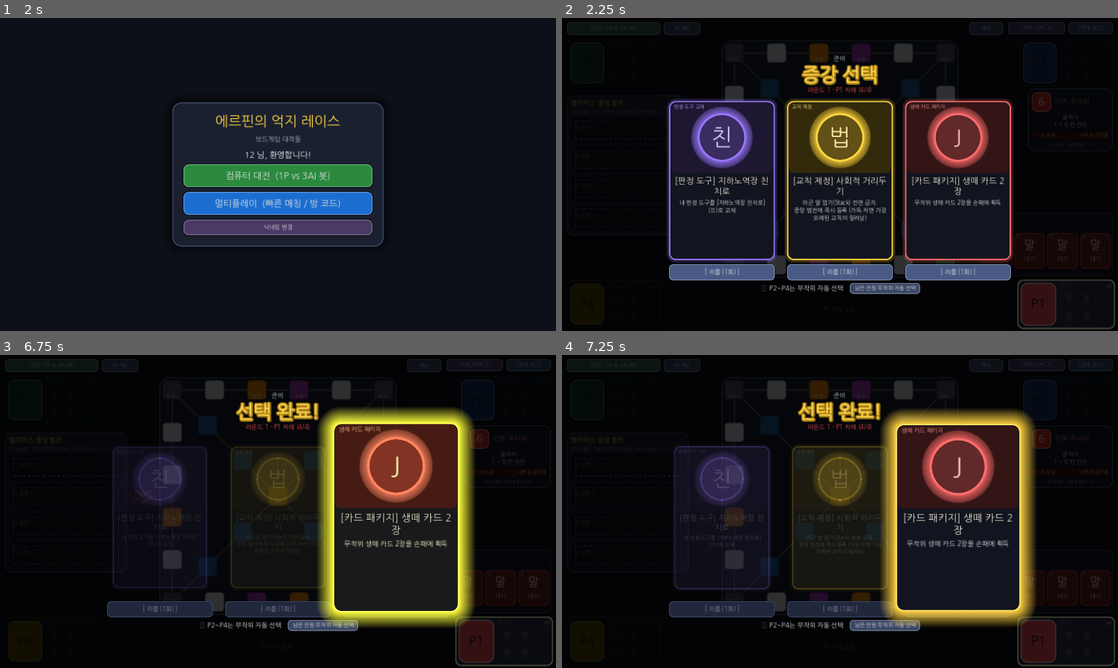
Above: before the commit, frames 1-4 (two rows, left to right).
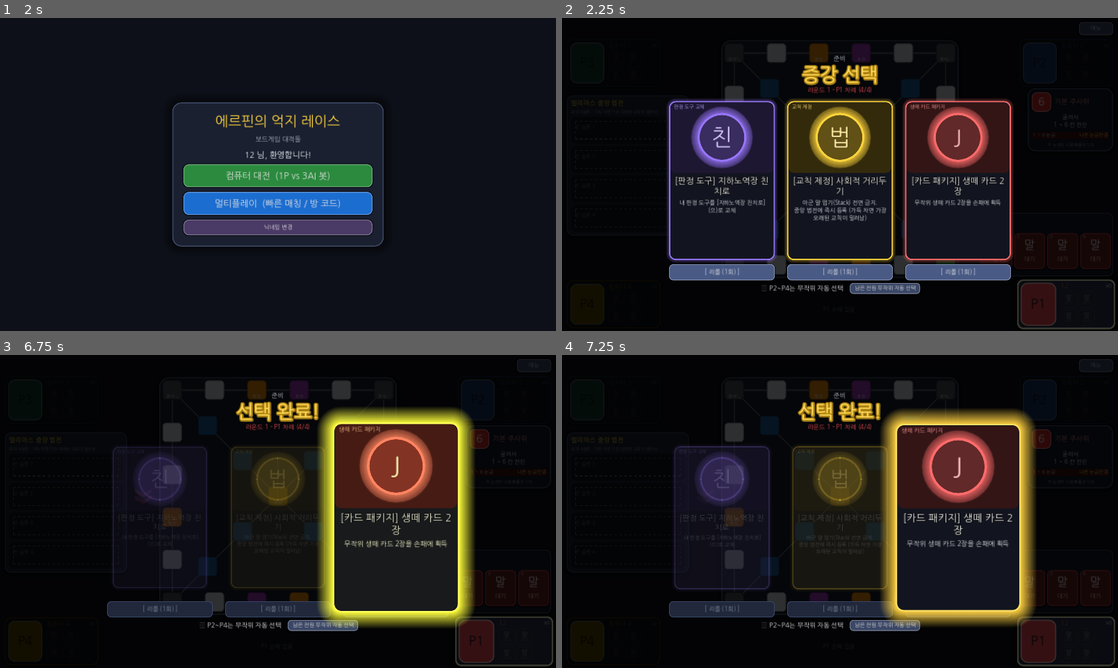
Above: after the commit, the same moments.

Repository: mayjohn66-cmd/TRG
Game: Godot game, scene res://scenes/start_menu.tscn
Same seed, same stepped clock (60 frames per second), same inputs: the game is played once before the commit and once after it.
Inputs (mouse positions are in pixels of both pictures, inside the frame that each line leads up to):
- Up to frame 1 (2 s): click (278, 180) at 0.52 s; type "12" at 0.6 s; click "확인" at 1.25 s
- Up to frame 2 (2.25 s): click "컴퓨터 대전 (1P vs 3AI 봇)" at 2 s
- Up to frame 3 (6.75 s): click "메뉴" at 2.75 s; click (122, 364) at 3.5 s, where only the run before the commit has a clickable "새 게임"; click (122, 364) at 4.25 s, where only the run before the commit has a clickable "새 게임"; click (50, 364) at 5 s, where only the run before the commit has a clickable "[모드: 1P vs 3AI 봇]"; click (50, 364) at 5.75 s, where only the run before the commit has a clickable "[모드: 1P vs 3AI 봇]"; click "말" at 6.5 s
- Up to frame 4 (7.25 s): no input

Frame 1 is identical in both runs. In frame 2, 0.2% of the frame differs, in the area x 0-99%, y 1-6%; in frame 3, 0.2%; in frame 4, 0.2%.

Commit message:
UI: 상단 버튼을 [메뉴] 하나로 정리, 메뉴에 계속하기/게임 설정/전체 로그/새 게임/모드/치트/게임 나가기(확인) 추가, ESC 지원, 설정 저장
Co-Authored-By: Claude Sonnet 5.5 <noreply@anthropic.com>
Claude-Session: https://claude.ai/code/session_01HvvTBBGdmqrXHkL2GAw3GJ

Diff:
--- a/core_engine/game_session.gd
+++ b/core_engine/game_session.gd
@@ -12,6 +12,23 @@
 
 static var nickname: String = ""
 static var mode: StringName = MODE_AI
+
+## 게임 설정(메뉴 > 게임 설정): user://settings.cfg에 저장된다.
+const SETTINGS_PATH: String = "user://settings.cfg"
+static var pacing_enabled: bool = true
+
+
+static func save_settings() -> void:
+	var config := ConfigFile.new()
+	config.set_value("game", "pacing_enabled", pacing_enabled)
+	config.save(SETTINGS_PATH)
+
+
+static func load_settings() -> void:
+	var config := ConfigFile.new()
+	if config.load(SETTINGS_PATH) == OK:
+		pacing_enabled = bool(config.get_value("game", "pacing_enabled", true))
+
 
 ## 온라인 대전 설정: 로비가 시작 때 채우고 메인 보드가 읽는다 (net_active가 false면 기존 컴퓨터 대전/핫시트).
 static var net_active: bool = false
--- a/scenes/main_board.gd
+++ b/scenes/main_board.gd
@@ -270,6 +270,10 @@
 var _bot: BotController = null
 var _mode_toggle: Button = null
 var _menu_button: Button = null
+## 메뉴 오버레이(계속하기/게임 설정/전체 로그/새 게임/치트/게임 나가기). 열려 있지 않으면 null.
+var _menu_overlay: Control = null
+var _menu_box: VBoxContainer = null
+var _menu_page: StringName = &"main"
 ## 창 비율 대응: 디자인 기준 1366x768 화면의 왼쪽 묶음 / 가운데 묶음(보드) / 오른쪽 묶음을 창이 넓거나 높을 때 각자 밀어 배치한다.
 const DESIGN_SIZE: Vector2 = Vector2(1366, 768)
 ## 화면 가장자리에서 띄우는 안전 여백(px). 모서리가 둥근 폰·베젤에서 UI가 잘려 보이지 않게 한다.
@@ -322,6 +326,7 @@
 
 
 func _ready() -> void:
+	pacing_enabled = GameSession.pacing_enabled
 	if GameSession.net_active:
 		local_player_id = GameSession.net_local_seat
 		ai_mode = true  # 화면 규칙은 AI 대전과 같다: 내 자리만 직접 조작하고 나머지는 봇이나 원격 사람
@@ -353,7 +358,7 @@
 	else:
 		_new_game()
 	var mobile := MobileSupport.new()
-	mobile.button_position = Vector2(1000, 48)
+	mobile.button_position = Vector2(12, 10)
 	add_child(mobile)
 
 
@@ -397,7 +402,7 @@
 
 
 func _input(event: InputEvent) -> void:
-	if manager == null or state == null:
+	if manager == null or state == null or _menu_is_open():
 		return
 	if _handle_aim_input(event):
 		get_viewport().set_input_as_handled()
@@ -458,8 +463,18 @@
 			_on_roll_pressed()
 		return
 	if key_event.keycode == KEY_ESCAPE:
-		_cancel_aim()
-		_cancel_tile_pick()
+		if _menu_is_open():
+			if _menu_page == &"main":
+				_close_menu()
+			else:
+				_show_menu_page(&"main")
+		elif _aim_pawn != -1 or _tile_pick_active:
+			_cancel_aim()
+			_cancel_tile_pick()
+		elif _choice_overlay == null and _draft_overlay == null and _stack_overlay == null:
+			_open_menu()
+		return
+	if _menu_is_open():
 		return
 	if _choice_overlay != null or _draft_overlay != null or _result_overlay != null or _stack_overlay != null:
 		return
@@ -610,7 +625,7 @@
 	_build_center_banner()
 	_build_roll_fx()
 	_build_drawers()
-	_build_mode_toggle()
+	_build_menu()
 	_build_drop_zone()
 	_build_aim_layer()
 	_build_hover_tip()
@@ -631,9 +646,9 @@
 ## 어느 묶음에 속하는지 등록해 둔다: 0 왼쪽 / 1 가운데(보드) / 2 오른쪽. 기준 위치(base)에 묶음 오프셋을 더해 배치한다.
 func _register_layout() -> void:
 	_layout_entries.clear()
-	var left: Array = [_law_panel, _mode_toggle, _new_game_button]
+	var left: Array = [_law_panel]
 	var center: Array = [_select_banner, _dir_left, _dir_right, _board_layer, _pawn_layer, _dock, _drop_zone, _aim_layer, _pick_banner, _pick_cancel, _roll_button, _roll_pad, _power_bar, _power_label]
-	var right: Array = [_tool_board, _action_row, _pawn_bar, _menu_button, _debug_toggle, _log_toggle, _debug_box, _log_panel]
+	var right: Array = [_tool_board, _action_row, _pawn_bar, _menu_button, _debug_box, _log_panel]
 	for index: int in PLAYER_IDS.size():
 		var player_id: int = PLAYER_IDS[index]
 		var panel: Control = _profiles[player_id]["panel"]
@@ -915,15 +930,13 @@
 	_pick_cancel.visible = false
 	_pick_cancel.z_index = 25
 	add_child(_pick_cancel)
+	# 상단에는 [메뉴] 버튼 하나만 둔다. 새 게임·모드·치트·전체 로그·설정·나가기는 메뉴 안에 있다 (_build_menu).
 	_new_game_button = _make_button("새 게임", _new_game, 12, Color("3b4766"), 8)
-	_menu_button = _make_button("메뉴", _on_menu_pressed, 12, Color("3b4766"), 8)
-	_menu_button.position = Vector2(1000, 10)
+	_menu_button = _make_button("메뉴", _toggle_menu, 13, Color("3b4766"), 8)
+	_menu_button.position = Vector2(1270, 10)
 	_menu_button.size = Vector2(84, 32)
-	_menu_button.tooltip_text = "처음 화면(닉네임·모드 선택)으로 돌아갑니다."
+	_menu_button.tooltip_text = "메뉴 (ESC)"
 	add_child(_menu_button)
-	_new_game_button.position = Vector2(250, 10)
-	_new_game_button.size = Vector2(90, 32)
-	add_child(_new_game_button)
 
 
 ## 우측 중앙의 큼직한 둥근 [굴리기] 버튼(모두의 마블 방식)과 그 아래의 멈추기·개입 패스·폭탄 떠넘기기 버튼.
@@ -1002,16 +1015,11 @@
 	_center_banner.add_child(_center_label)
 
 
-## 우측 상단의 [치트/디버그] / [전체 로그] 버튼과, 눌렀을 때만 우측에서 열리는 오버레이 서랍 두 개.
+## 메뉴에서 열리는 오버레이 서랍 두 개(치트/디버그, 전체 로그)와 그 열기 버튼.
 func _build_drawers() -> void:
-	_debug_toggle = _make_button("[치트/디버그]", _on_debug_toggle_pressed, 13, Color("4a3a66"), 8)
-	_debug_toggle.position = Vector2(1096, 10)
-	_debug_toggle.size = Vector2(140, 30)
-	add_child(_debug_toggle)
-	_log_toggle = _make_button("[전체 로그]", _on_log_toggle_pressed, 13, Color("2f4a66"), 8)
-	_log_toggle.position = Vector2(1244, 10)
-	_log_toggle.size = Vector2(110, 30)
-	add_child(_log_toggle)
+	# 열기 버튼은 메뉴 안에 놓인다 (_build_menu가 부모를 정한다).
+	_debug_toggle = _make_button("치트 / 디버그", _on_debug_toggle_pressed, 13, Color("4a3a66"), 8)
+	_log_toggle = _make_button("전체 로그", _on_log_toggle_pressed, 13, Color("2f4a66"), 8)
 
 	var debug_drawer: Dictionary = _make_drawer("치트 / 디버그", _on_debug_toggle_pressed)
 	_debug_box = debug_drawer["panel"]
@@ -4411,14 +4419,150 @@
 		_stack_overlay = null
 
 
-## 좌상단 모드 토글: [모드: 1P vs 3AI 봇] / [모드: 4P 수동 조작]. 게임 중에도 언제든 바꿀 수 있다.
-func _build_mode_toggle() -> void:
+## 메뉴에 들어갈 버튼들을 만든다 (모드 전환·새 게임·치트·전체 로그는 이 오버레이 안에서만 보인다).
+func _build_menu() -> void:
 	_mode_toggle = _make_button("", _on_mode_toggle_pressed, 13, Color("2f5d50"), 8)
-	_mode_toggle.position = Vector2(12, 10)
-	_mode_toggle.size = Vector2(230, 32)
-	_mode_toggle.tooltip_text = "AI 대전: P1만 직접 조작하고 P2~P4는 봇이 플레이합니다. 4P 수동 조작: 한 화면에서 모두 직접 조작합니다."
-	add_child(_mode_toggle)
+	_mode_toggle.tooltip_text = "AI 대전: 내 자리만 직접 조작하고 나머지는 봇이 플레이합니다. 4P 수동 조작: 한 화면에서 모두 직접 조작합니다."
 	_refresh_mode_toggle()
+	# 메뉴 항목을 누르면 메뉴를 닫는다 (모드 전환은 문구만 바뀌므로 열어 둔다).
+	_new_game_button.pressed.connect(_close_menu)
+	_debug_toggle.pressed.connect(_close_menu)
+	_log_toggle.pressed.connect(_close_menu)
+
+
+func _menu_is_open() -> bool:
+	return _menu_overlay != null
+
+
+func _toggle_menu() -> void:
+	if _menu_is_open():
+		_close_menu()
+	else:
+		_open_menu()
+
+
+func _open_menu() -> void:
+	if _menu_is_open():
+		return
+	_cancel_aim()
+	_cancel_tile_pick()
+	_stop_charge()
+	_menu_overlay = _new_overlay(0.6)
+	_menu_overlay.z_index = 200
+	var center := CenterContainer.new()
+	center.set_anchors_preset(Control.PRESET_FULL_RECT)
+	_menu_overlay.add_child(center)
+	var panel := PanelContainer.new()
+	panel.add_theme_stylebox_override("panel", _panel_style())
+	center.add_child(panel)
+	_menu_box = VBoxContainer.new()
+	_menu_box.add_theme_constant_override("separation", 10)
+	_menu_box.custom_minimum_size = Vector2(380, 0)
+	panel.add_child(_menu_box)
+	add_child(_menu_overlay)
+	_show_menu_page(&"main")
+
+
+func _close_menu() -> void:
+	if _menu_overlay == null:
+		return
+	_release_menu_buttons()
+	_menu_overlay.queue_free()
+	_menu_overlay = null
+	_menu_box = null
+
+
+## 오래 쓰는 버튼(새 게임·모드·치트·로그)은 지우지 않고 메뉴에서 떼어 둔다.
+func _release_menu_buttons() -> void:
+	if _menu_box == null:
+		return
+	for child: Node in _menu_box.get_children():
+		_menu_box.remove_child(child)
+		if not [_new_game_button, _mode_toggle, _debug_toggle, _log_toggle].has(child):
+			child.queue_free()
+
+
+func _menu_item(item: Button, font_size: int = 17) -> void:
+	item.custom_minimum_size = Vector2(380, 46)
+	item.add_theme_font_size_override("font_size", font_size)
+	_menu_box.add_child(item)
+
+
+func _menu_title(text: String) -> void:
+	var title: Label = _make_label(text, 26, COLOR_GOLD)
+	title.horizontal_alignment = HORIZONTAL_ALIGNMENT_CENTER
+	_menu_box.add_child(title)
+
+
+func _show_menu_page(page: StringName) -> void:
+	_release_menu_buttons()
+	_menu_page = page
+	match page:
+		&"settings": _build_settings_page()
+		&"confirm_exit": _build_exit_page()
+		_: _build_main_page()
+
+
+func _build_main_page() -> void:
+	_menu_title("메뉴")
+	_menu_item(_make_button("계속하기", _close_menu, 17, Color("2b8a3e"), 10))
+	_menu_item(_make_button("게임 설정", _show_menu_page.bind(&"settings"), 17, Color("3b4766"), 10))
+	_menu_item(_log_toggle)
+	if net == null:
+		_menu_item(_new_game_button)
+		_menu_item(_mode_toggle)
+		_menu_item(_debug_toggle)
+	_menu_item(_make_button("게임 나가기", _show_menu_page.bind(&"confirm_exit"), 17, Color("7a2a2a"), 10))
+
+
+func _build_settings_page() -> void:
+	_menu_title("게임 설정")
+	var fullscreen_text: String = "전체화면 끄기" if DisplayServer.window_get_mode() == DisplayServer.WINDOW_MODE_FULLSCREEN else "전체화면 켜기"
+	_menu_item(_make_button(fullscreen_text, _on_menu_fullscreen_pressed, 16, Color("3b4766"), 10))
+	var pacing := CheckBox.new()
+	pacing.name = "PacingCheck"
+	pacing.text = "행동 사이에 잠깐 멈춰 보여 주기 (턴 알림·이동 뒤 호흡)"
+	pacing.button_pressed = pacing_enabled
+	pacing.toggled.connect(_on_pacing_toggled)
+	_menu_box.add_child(pacing)
+	if net == null:
+		var timer := CheckBox.new()
+		timer.name = "TimerCheck"
+		timer.text = "제한 시간 사용 (시간이 지나면 자동 진행)"
+		timer.button_pressed = _timer_check != null and _timer_check.button_pressed
+		timer.toggled.connect(_on_menu_timer_toggled)
+		_menu_box.add_child(timer)
+	else:
+		var note: Label = _make_label("온라인 대전은 제한 시간이 항상 켜져 있습니다 (3배 길게).", 12, Color("868e96"))
+		note.autowrap_mode = TextServer.AUTOWRAP_WORD_SMART
+		_menu_box.add_child(note)
+	_menu_item(_make_button("뒤로", _show_menu_page.bind(&"main"), 16, Color("4a3a66"), 10))
+
+
+func _build_exit_page() -> void:
+	_menu_title("게임을 나갈까요?")
+	var note: Label = _make_label("나가면 시작 화면으로 돌아갑니다. 진행 중인 판은 저장되지 않으며, 온라인 대전이면 내 자리는 컴퓨터가 이어받습니다." if net != null else "나가면 시작 화면으로 돌아갑니다. 진행 중인 판은 저장되지 않습니다.", 14, Color("ced4da"))
+	note.autowrap_mode = TextServer.AUTOWRAP_WORD_SMART
+	note.horizontal_alignment = HORIZONTAL_ALIGNMENT_CENTER
+	_menu_box.add_child(note)
+	_menu_item(_make_button("나가기", _on_menu_pressed, 17, Color("7a2a2a"), 10))
+	_menu_item(_make_button("취소", _show_menu_page.bind(&"main"), 17, Color("3b4766"), 10))
+
+
+func _on_menu_fullscreen_pressed() -> void:
+	MobileSupport.toggle_fullscreen()
+	_show_menu_page(&"settings")
+
+
+func _on_pacing_toggled(enabled: bool) -> void:
+	pacing_enabled = enabled
+	GameSession.pacing_enabled = enabled
+	GameSession.save_settings()
+
+
+func _on_menu_timer_toggled(enabled: bool) -> void:
+	if _timer_check != null:
+		_timer_check.button_pressed = enabled  # 치트 서랍의 체크박스와 같은 값 (toggled 시그널이 manager.set_process를 켜고 끈다)
 
 
 ## 처음 화면(닉네임·모드 선택)으로 돌아간다.
@@ -4552,4 +4696,5 @@
 
 ## 봇은 화면의 굴림 연출이 끝날 때까지 기다린다.
 func _bot_should_wait() -> bool:
-	return _ui_busy()
+	# 혼자 하는 판은 메뉴를 여는 동안 봇도 쉰다 (온라인은 다른 사람이 기다리므로 멈추지 않는다).
+	return _ui_busy() or (net == null and _menu_is_open())
--- a/scenes/mobile_support.gd
+++ b/scenes/mobile_support.gd
@@ -70,7 +70,7 @@
 
 
 ## 전체화면을 켜고 끈다. 웹에서는 가로 화면 고정도 시도한다 (브라우저가 막으면 조용히 무시).
-func toggle_fullscreen() -> void:
+static func toggle_fullscreen() -> void:
 	var is_full: bool = DisplayServer.window_get_mode() == DisplayServer.WINDOW_MODE_FULLSCREEN
 	DisplayServer.window_set_mode(DisplayServer.WINDOW_MODE_WINDOWED if is_full else DisplayServer.WINDOW_MODE_FULLSCREEN)
 	if OS.has_feature("web") and not is_full:
--- a/scenes/start_menu.gd
+++ b/scenes/start_menu.gd
@@ -51,6 +51,7 @@
 	column.add_child(subtitle)
 	_build_name_page(column)
 	_build_mode_page(column)
+	GameSession.load_settings()
 	var saved: String = GameSession.load_saved()
 	if saved != "":
 		_name_edit.text = saved
--- a/tests/ui_fx_test.gd
+++ b/tests/ui_fx_test.gd
@@ -37,6 +37,7 @@
 	for i: int in 4:
 		await process_frame
 	await _test_mode_toggle()
+	await _test_game_menu()
 	# 이후 연출·게이지 테스트는 직접 조작하므로 4P 수동 조작 모드로 진행한다 (봇 호흡은 마지막에 따로 검증)
 	_board.ai_mode = false
 	_board._bot.set_enabled(false)
@@ -240,6 +241,62 @@
 	_expect(_board.ai_mode and _board._bot.enabled, "다시 토글하면 AI 대전")
 
 
+## 상단 UI는 [메뉴] 버튼 하나뿐이고, 메뉴 안에서 계속하기/게임 설정/전체 로그/새 게임/모드/치트/게임 나가기를 고른다.
+func _test_game_menu() -> void:
+	var top_buttons: Array[Button] = []
+	for child: Node in _board.get_children():
+		var button: Button = child as Button
+		if button != null and button.visible and button.position.y < 44.0 and button.size.y <= 40.0:
+			top_buttons.append(button)
+	_expect(top_buttons.size() == 1 and top_buttons[0] == _board._menu_button, "상단에는 [메뉴] 버튼 하나만 남는다 (%d개)" % top_buttons.size())
+	_expect(_board._mode_toggle.get_parent() == null and _board._new_game_button.get_parent() == null and _board._debug_toggle.get_parent() == null, "닫힌 메뉴에서는 모드·새 게임·치트 버튼이 화면에 없다")
+	_expect(not _board._menu_is_open(), "처음에는 메뉴가 닫혀 있다")
+	_board._menu_button.pressed.emit()
+	_expect(_board._menu_is_open() and _board._menu_page == &"main", "[메뉴]를 누르면 메뉴가 열린다")
+	var labels: Array[String] = []
+	for child: Node in _board._menu_box.get_children():
+		if child is Button:
+			labels.append((child as Button).text)
+	_expect(labels.has("계속하기") and labels.has("게임 설정") and labels.has("전체 로그") and labels.has("새 게임") and labels.has("게임 나가기"), "메뉴 항목: %s" % str(labels))
+	_expect(_board._mode_toggle.get_parent() == _board._menu_box and _board._debug_toggle.get_parent() == _board._menu_box, "혼자 하는 판에서는 모드 전환과 치트도 메뉴 안에 있다")
+	# 메뉴가 열려 있는 동안 봇은 쉰다
+	_expect(_board._bot_should_wait(), "혼자 하는 판은 메뉴가 열려 있는 동안 봇이 멈춘다")
+	# 게임 설정
+	_board._show_menu_page(&"settings")
+	_expect(_board._menu_page == &"settings" and _board._menu_box.find_child("PacingCheck", true, false) != null and _board._menu_box.find_child("TimerCheck", true, false) != null, "게임 설정 화면: 연출 멈춤·제한 시간 옵션")
+	var pacing_before: bool = _board.pacing_enabled
+	(_board._menu_box.find_child("PacingCheck", true, false) as CheckBox).button_pressed = not pacing_before
+	_expect(_board.pacing_enabled == not pacing_before, "연출 멈춤 옵션이 바로 적용된다")
+	(_board._menu_box.find_child("PacingCheck", true, false) as CheckBox).button_pressed = pacing_before
+	_expect(_board.pacing_enabled == pacing_before, "다시 원래대로")
+	# 나가기는 한 번 더 확인한다
+	_board._show_menu_page(&"confirm_exit")
+	var confirm_labels: Array[String] = []
+	for child: Node in _board._menu_box.get_children():
+		if child is Button:
+			confirm_labels.append((child as Button).text)
+	_expect(str(confirm_labels) == str(["나가기", "취소"]), "나가기 확인 화면: %s" % str(confirm_labels))
+	# ESC: 하위 화면 -> 메인 -> 닫기
+	var escape := InputEventKey.new()
+	escape.keycode = KEY_ESCAPE
+	escape.pressed = true
+	_board._unhandled_key_input(escape)
+	_expect(_board._menu_is_open() and _board._menu_page == &"main", "ESC는 먼저 메인 메뉴로 돌아간다")
+	_board._unhandled_key_input(escape)
+	_expect(not _board._menu_is_open(), "ESC로 메뉴가 닫힌다")
+	_board._unhandled_key_input(escape)
+	_expect(_board._menu_is_open(), "닫혀 있을 때 ESC는 메뉴를 연다")
+	# 메뉴 안의 [전체 로그]는 로그 서랍을 열고 메뉴를 닫는다
+	_board._log_toggle.pressed.emit()
+	_expect(not _board._menu_is_open() and _board._log_panel.visible, "[전체 로그]는 로그 서랍을 열고 메뉴를 닫는다")
+	_board._log_toggle.pressed.emit()
+	_expect(not _board._log_panel.visible, "다시 열어 닫는다")
+	_board._open_menu()
+	_board._show_menu_page(&"main")
+	_board._close_menu()
+	_expect(_board._mode_toggle.get_parent() == null and _board._bot_should_wait() == _board._ui_busy(), "메뉴를 닫으면 버튼이 정리되고 봇은 메뉴 때문에 멈추지 않는다")
+
+
 ## 중앙 이벤트 알림: 대기열 순서대로 한 건씩 뜨고, 떠 있는 동안 입력이 잠기며, 클릭(skip)으로 넘어가고, instant면 건너뛴다.
 func _test_announcer() -> void:
 	_board.instant_roll_for_test = false
Not shown, changed: README.md
Not shown, changed: docs/EDGE_CASE_SPEC.md
Not shown, changed: docs/GDD_TDD_Master.md
